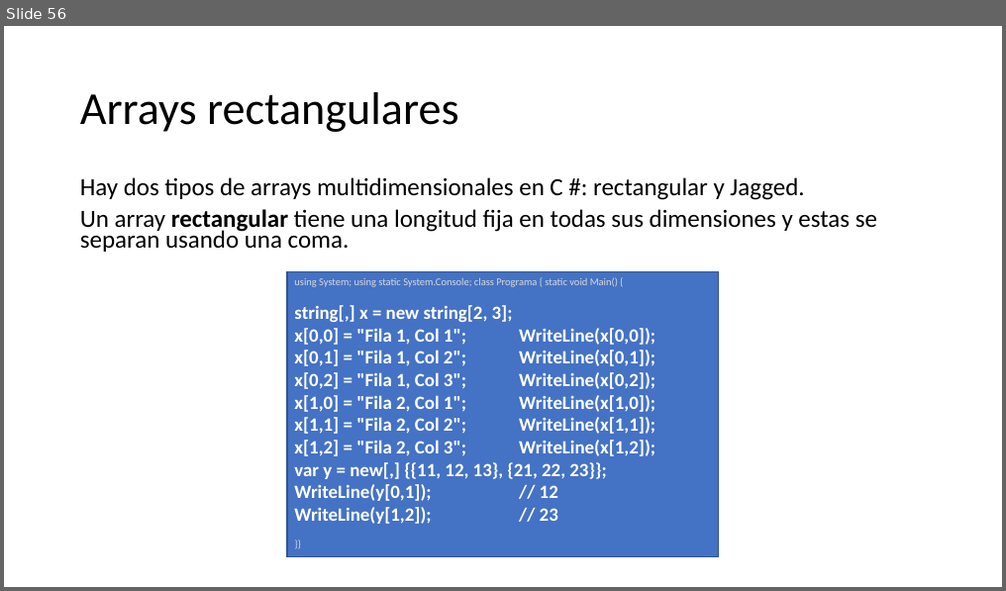
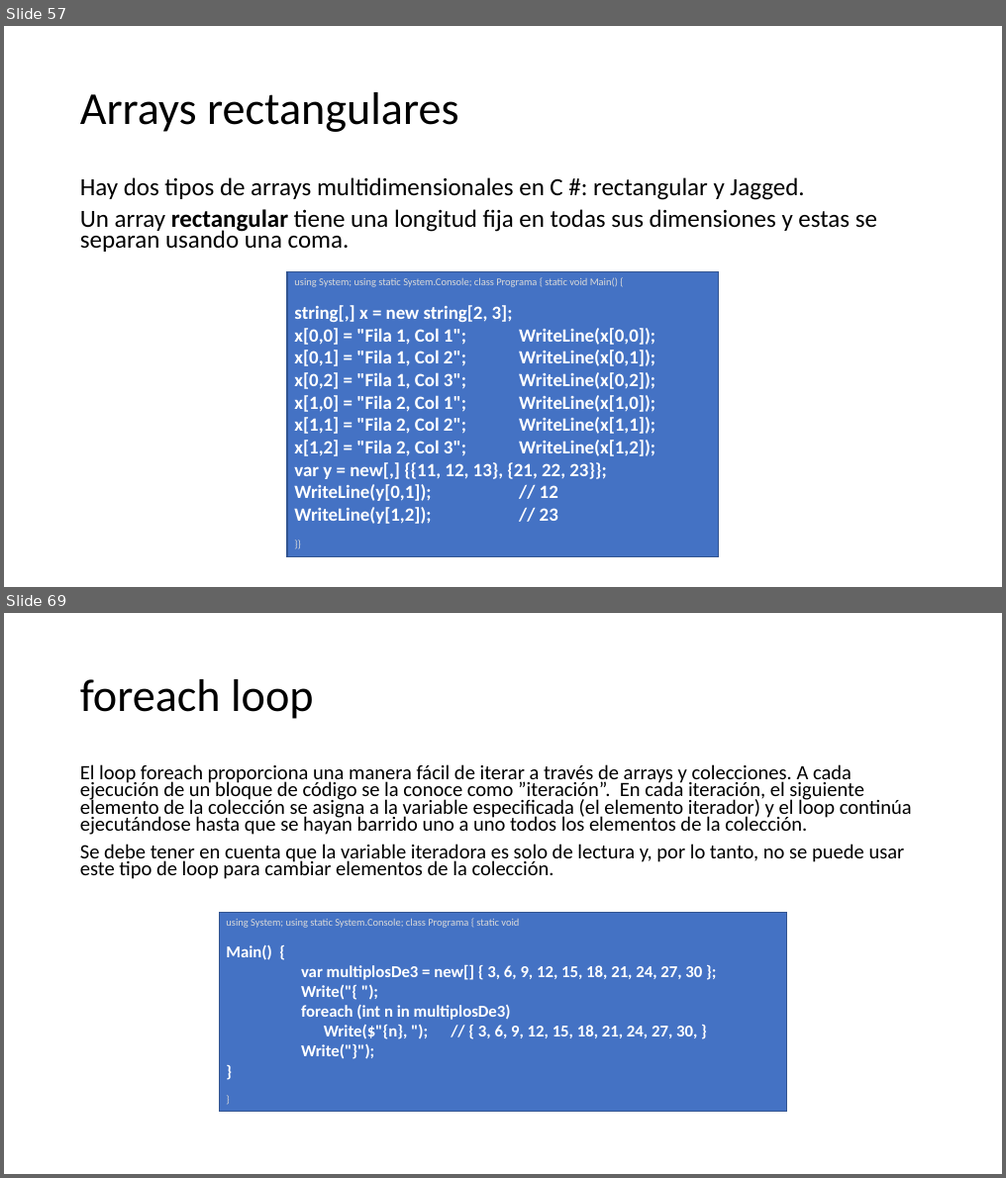
Before and after one commit to AlbertOsinaga/CursoCSharp__8, a slide deck: CSharpQuickReferencia.pptx. Shown one above the other, each under a label of ours: slide 56 before the commit, slides 57 and 69 after it; the slides between them are not shown. The pictures are 1006x591 and 1006x1178 pixels, drawn with LibreOffice and Linux fonts; fonts in the diff are those of the drawing. Boxes give left, top, right and bottom in pixels: in the first picture for what was removed or moved away, otherwise in the second. Text is boxed around its words. In the diff, an @@ line names an element or a change of style, - is before the commit and + after.

```diff
--- a/CSharpQuickReferencia.pptx
+++ b/CSharpQuickReferencia.pptx
@@ slide 69 added at (4, 613, 1002, 1174), background #FFFFFF @@
@@ title added at (80, 679, 314, 719), 44 pt, text #000000 @@
+foreach loop
@@ text added at (80, 764, 912, 879), 19.6 pt, text #000000 @@
+El loop foreach proporciona una manera fácil de iterar a través de arrays y colecciones. A cada ejecución de un bloque de código se la conoce como ”iteración”. En cada iteración, el siguiente elemento de la colección se asigna a la variable especificada (el elemento iterador) y el loop continúa ejecutándose hasta que se hayan barrido uno a uno todos los elementos de la colección.
+Se debe tener en cuenta que la variable iteradora es solo de lectura y, por lo tanto, no se puede usar este tipo de loop para cambiar elementos de la colección.
@@ rectangle added at (219, 912, 787, 1112), fill #4472C4, outline #325491 1 pt, 16 pt, text #FFFFFF, bold @@
+using System; using static System.Console; class Programa { static void
+Main() {
+var multiplosDe3 = new[] { 3, 6, 9, 12, 15, 18, 21, 24, 27, 30 };
+Write("{ ");
+foreach (int n in multiplosDe3)
+Write($"{n}, "); // { 3, 6, 9, 12, 15, 18, 21, 24, 27, 30, }
+Write("}");
+}
+}
@@ what was slide 56 is now slide 57 @@
```
Also in this commit, not shown: 1 slide changed, 43 other slides added, 1 slide removed, 3 other files.
